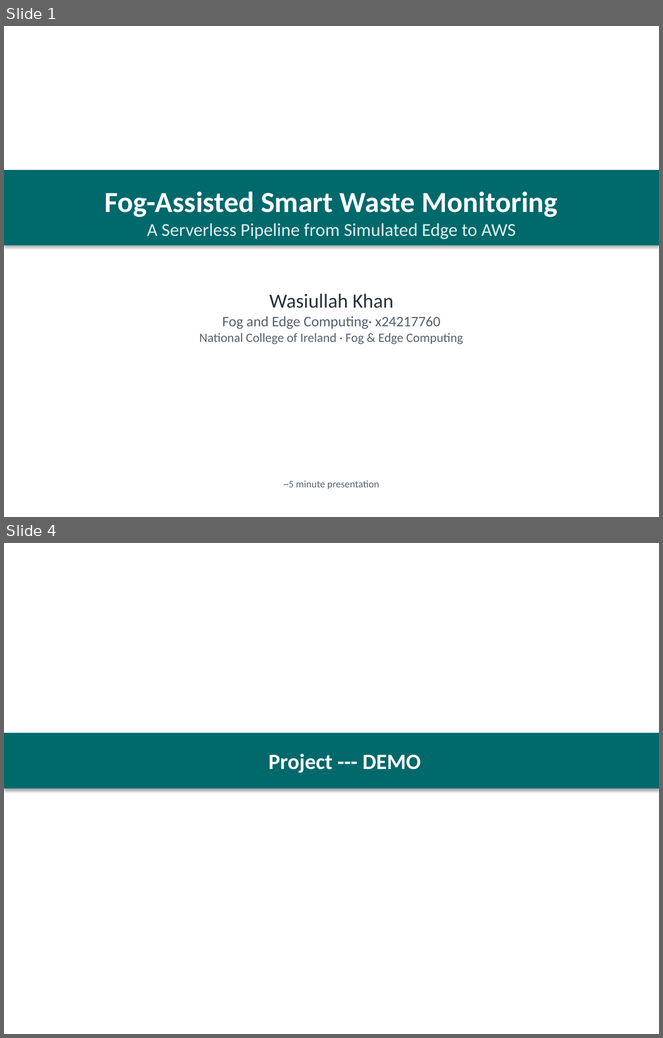
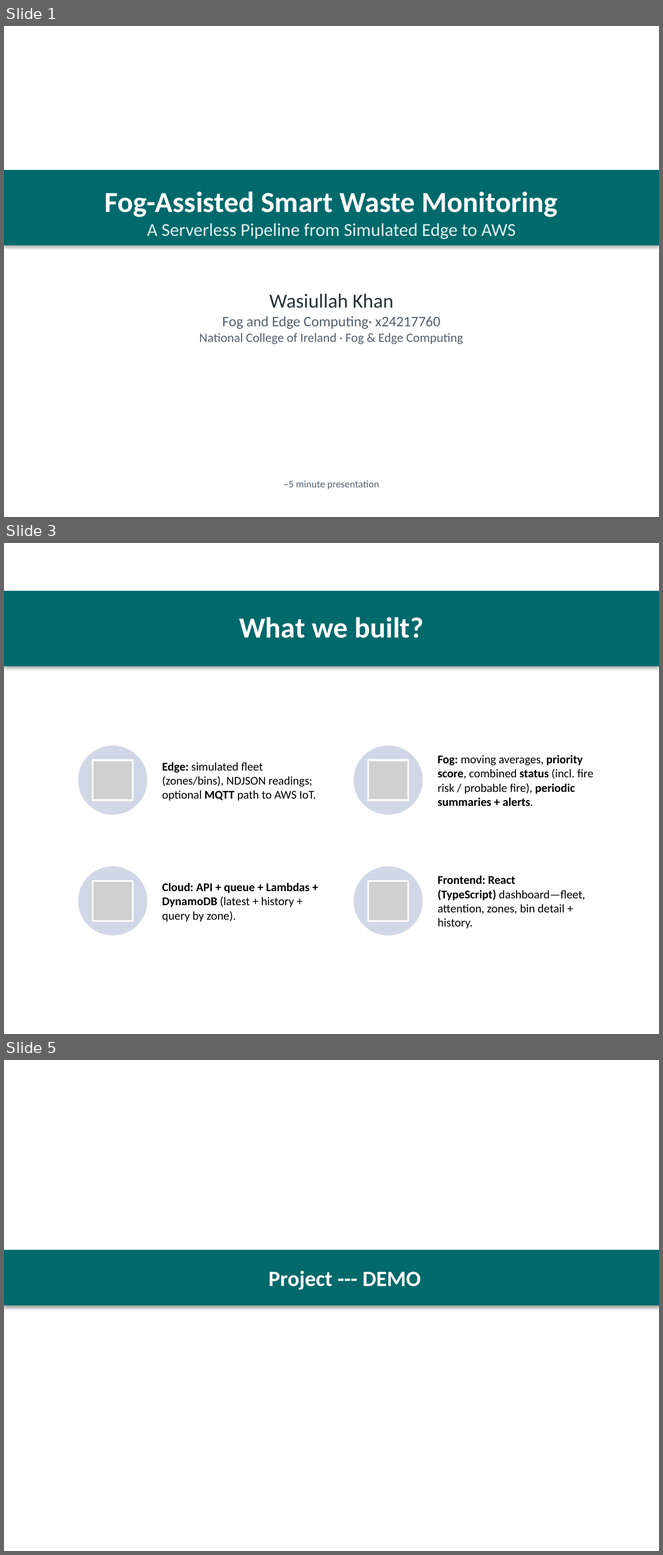
Before and after one commit to Wasiullah26/Smart-waste-bin, a slide deck: docs/FogEdge_5min_Presentation.pptx. Shown one above the other, each under a label of ours: slides 1 and 4 before the commit, slides 1, 3 and 5 after it; the slides between them are not shown. The pictures are 663x1038 and 663x1555 pixels, drawn with LibreOffice and Linux fonts; fonts in the diff are those of the drawing; grey boxes stand for pictures. Boxes give left, top, right and bottom in pixels: in the first picture for what was removed or moved away, otherwise in the second. Text is boxed around its words. In the diff, an @@ line names an element or a change of style, - is before the commit and + after.

```diff
--- a/docs/FogEdge_5min_Presentation.pptx
+++ b/docs/FogEdge_5min_Presentation.pptx
@@ slide 3 added at [4,543,659,1034], background #FFFFFF @@
@@ rectangle added at [4,591,659,666], fill #00696B, 32 pt, text #FFFFFF, bold @@
+What we built?
@@ group added at [78,745,594,936]: 4 ellipses, 4 pictures, 4 texts @@
+Edge: simulated fleet (zones/bins), NDJSON readings; optional MQTT path to AWS IoT.
+Fog: moving averages, priority score, combined status (incl. fire risk / probable fire), periodic summaries + alerts.
+Cloud: API + queue + Lambdas + DynamoDB (latest + history + query by zone).
+Frontend: React (TypeScript) dashboard—fleet, attention, zones, bin detail + history.
@@ what was slide 4 is now slide 5 @@
```
Also in this commit, not shown: 1 slide changed, 1 other slide added, 1 slide removed, 1 other file.
